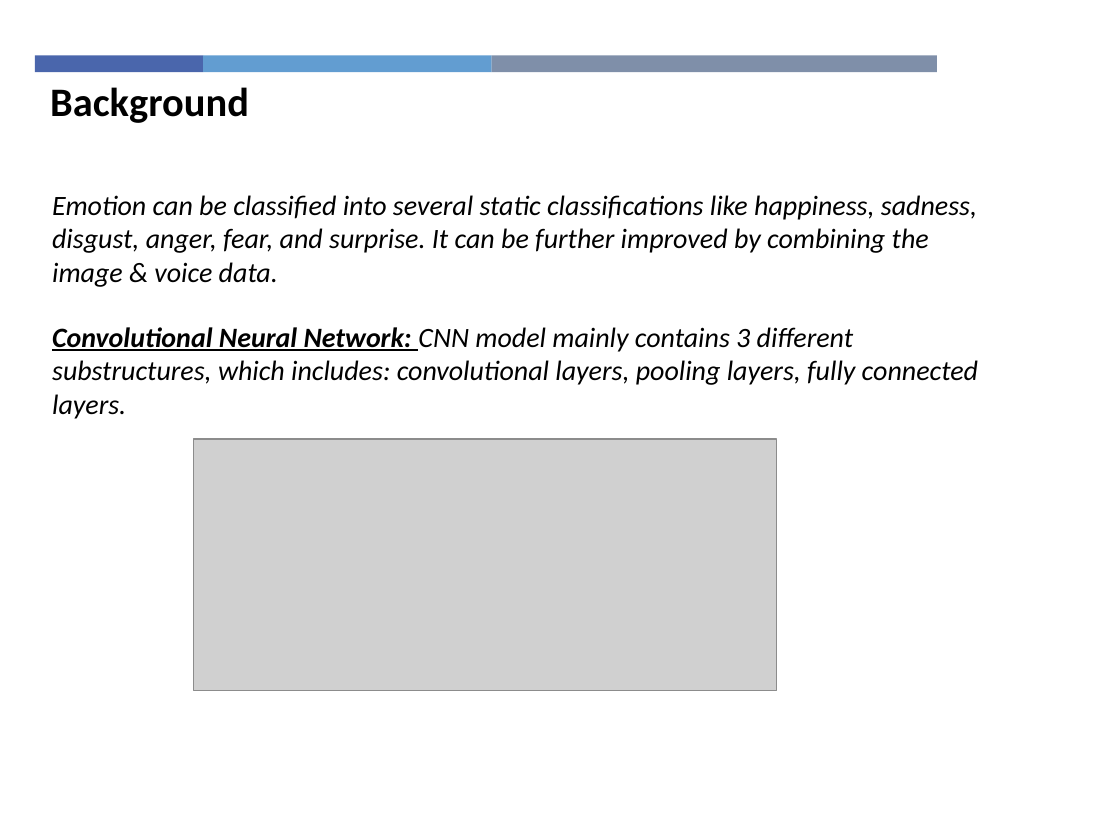
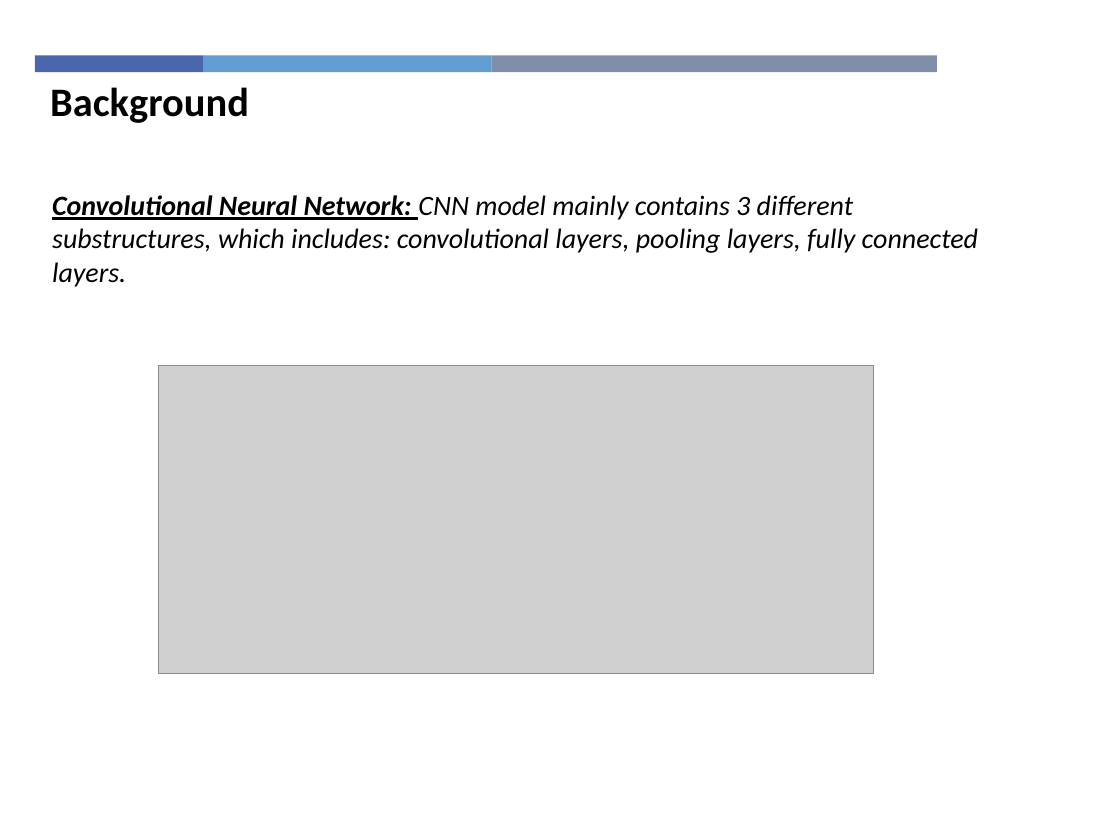
Before and after one commit to Tuurash/SentimentRecognition, a slide deck: slide 6 of Book/Thesis_Presentation3.pptx. Drawn at 1120x840 pixels with LibreOffice and Linux fonts; fonts in the diff are those of the drawing; grey boxes stand for pictures; background and template pictures are left out. Boxes give left, top, right and bottom in pixels: in the first picture for what was removed or moved away, otherwise in the second. Text is boxed around its words. In the diff, an @@ line names an element or a change of style, - is before the commit and + after.

```diff
--- a/Book/Thesis_Presentation3.pptx
+++ b/Book/Thesis_Presentation3.pptx
@@ text at (52, 195, 977, 287): paragraph removed @@
-Emotion can be classified into several static classifications like happiness, sadness, disgust, anger, fear, and surprise. It can be further improved by combining the image & voice data.
@@ picture: place and size @@
-picture at (194, 439, 777, 691)
+picture at (158, 365, 874, 673)
```
Also in this commit, not shown: 5 other slides changed.
